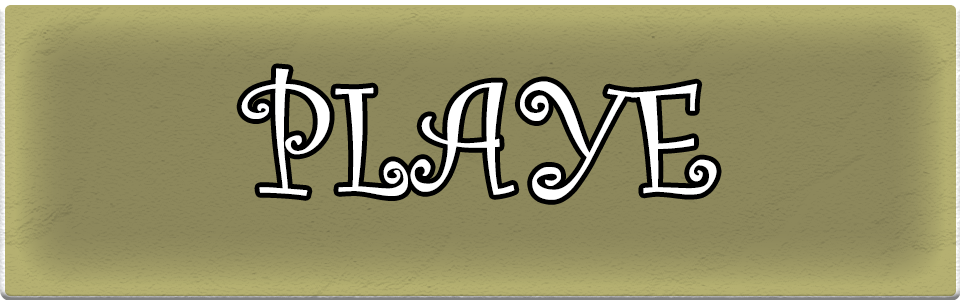
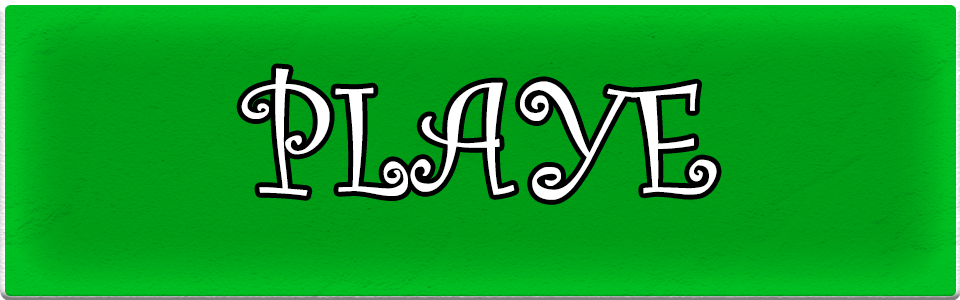
Layered file, before and after one edit (960 x 300). Changes by layer:
painted on "Rectangle 1" over [5, 5, 956, 296]
